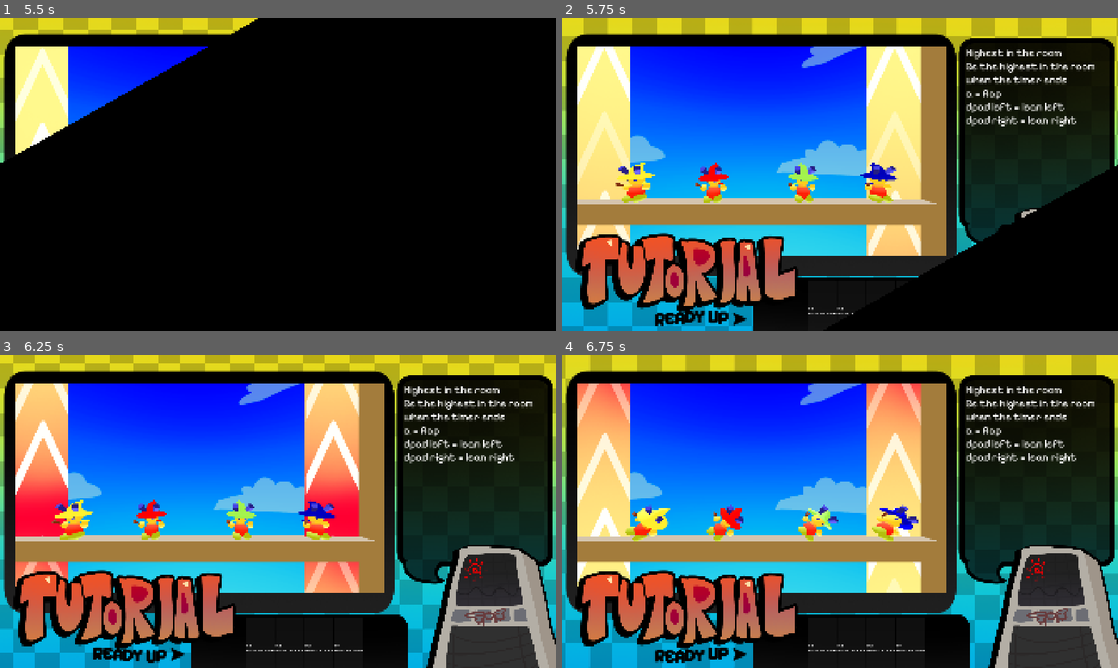
Above: before the commit, frames 1-4 (two rows, left to right).
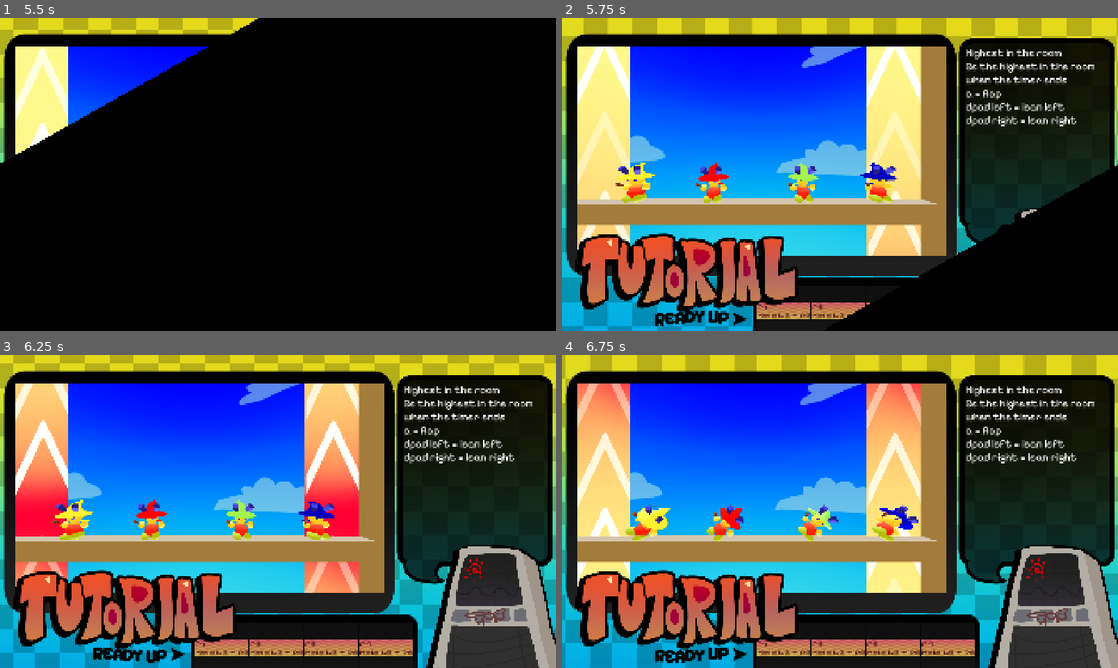
Above: after the commit, the same moments.

Repository: JZxAkuma/Game-Prototype-3
Game: Godot game, scene res://DO NOT TOUCH/Scene/main.tscn
Two runs of this game, one before a commit and one after it. Both use one fixed random seed, a clock stepped at 60 frames per second and the inputs below.
Inputs (mouse positions are in pixels of both pictures, inside the frame that each line leads up to):
- Up to frame 1 (5.5 s): tap Enter (ui_accept) at 0.5 s; move the mouse to (400, 158) at 0.52 s; hold D (right) 0.53-1.28 s; hold J (a) 0.53-1.28 s; tap 2 (flappy) at 0.77, 1.07, 1.52, 1.82, 3.77, 4.07, 4.52, 4.82, 5.27 s; tap K (b) at 0.8, 1.35, 5.3 s; move the mouse to (166, 190) at 1.27 s; hold S (down) 1.28-2 s; tap O (lb) at 1.55, 2.85 s; click "Start" at 2 s; tap A (left) at 2.75, 3.5 s; move the mouse to (333, 105) at 2.77 s; hold D (right) 2.78-3.53 s; tap U (x) at 3.05, 3.6 s; move the mouse to (250, 237) at 3.52 s; hold W (up) 3.53-4.28 s; tap I (y) at 3.8, 4.35 s; move the mouse to (444, 221) at 4.27 s; hold J (a) 4.28-5.03 s; hold A (left) from 4.28 s (still down); move the mouse to (111, 127) at 5.02 s; tap J (a) at 5.1 s
- Up to frame 2 (5.75 s): keep holding A (left); tap 2 (flappy) at 5.57 s
- Up to frame 3 (6.25 s): move the mouse to (305, 511) at 5.77 s; release A (left) at 5.78 s; hold S (down) from 5.78 s (still down); hold K (b) from 5.78 s (still down); tap O (lb) at 6.05 s
- Up to frame 4 (6.75 s): move the mouse to (756, 433) at 6.52 s; release S (down) at 6.53 s; release K (b) at 6.53 s; hold D (right) from 6.53 s (still down); tap 3 (button mash) at 6.6 s

Frame 1 is identical in both runs. In frame 2, 0.9% of the frame differs, in the area x 35-56%, y 90-97%; in frame 3, 2.3%, in the area x 35-76%, y 82-100%; in frame 4, 2.3%.

Commit message:
Did what I could with the buttons
they dont look that good but im honestly too tired

Diff:
--- a/DO NOT TOUCH/Scene/ready_up_card.tscn
+++ b/DO NOT TOUCH/Scene/ready_up_card.tscn
@@ -1,6 +1,15 @@
 [gd_scene format=3 uid="uid://cvgkewnfqy27k"]
 
 [ext_resource type="Script" uid="uid://en7kdjjxy227" path="res://DO NOT TOUCH/Script/ready_up_card.gd" id="1_qdw1f"]
+[ext_resource type="FontFile" uid="uid://dw82nojk1o74s" path="res://DO NOT TOUCH/2D/UI Assets/PixelifySans-VariableFont_wght.ttf" id="2_1wl3x"]
+[ext_resource type="Texture2D" uid="uid://bvpwwca0j15qr" path="res://DO NOT TOUCH/2D/UI Assets/GradientReadyUp.png" id="3_4lbvp"]
+
+[sub_resource type="StyleBoxTexture" id="StyleBoxTexture_1wl3x"]
+texture = ExtResource("3_4lbvp")
+expand_margin_left = 5.0
+expand_margin_top = 5.0
+expand_margin_right = 5.0
+expand_margin_bottom = 5.0
 
 [node name="ready up card" type="PanelContainer" unique_id=343455328]
 offset_right = 40.0
@@ -9,3 +18,7 @@
 
 [node name="Label" type="Label" parent="." unique_id=527225988]
 layout_mode = 2
+theme_override_colors/font_color = Color(0.34420297, 0.06322421, 0.07672743, 1)
+theme_override_fonts/font = ExtResource("2_1wl3x")
+theme_override_font_sizes/font_size = 45
+theme_override_styles/normal = SubResource("StyleBoxTexture_1wl3x")
--- a/DO NOT TOUCH/Scene/tutorial_layer.tscn
+++ b/DO NOT TOUCH/Scene/tutorial_layer.tscn
@@ -89,7 +89,7 @@
 layout_mode = 0
 offset_left = 638.0
 offset_top = 883.0
-offset_right = 1438.0
+offset_right = 1475.0
 offset_bottom = 1283.0
 texture = ExtResource("5_gnh31")
 
@@ -157,7 +157,7 @@
 size_flags_vertical = 3
 offset_transform_enabled = true
 offset_transform_position = Vector2(140, 110)
-offset_transform_scale = Vector2(1, 0.6)
+offset_transform_scale = Vector2(0.75, 0.5)
 alignment = 1
 
 [node name="TextureRect" type="TextureRect" parent="Control" unique_id=2028341514]
Binary file added: DO NOT TOUCH/2D/UI Assets/GradientReadyUp.png
Not shown, added: DO NOT TOUCH/2D/UI Assets/GradientReadyUp.png.import
